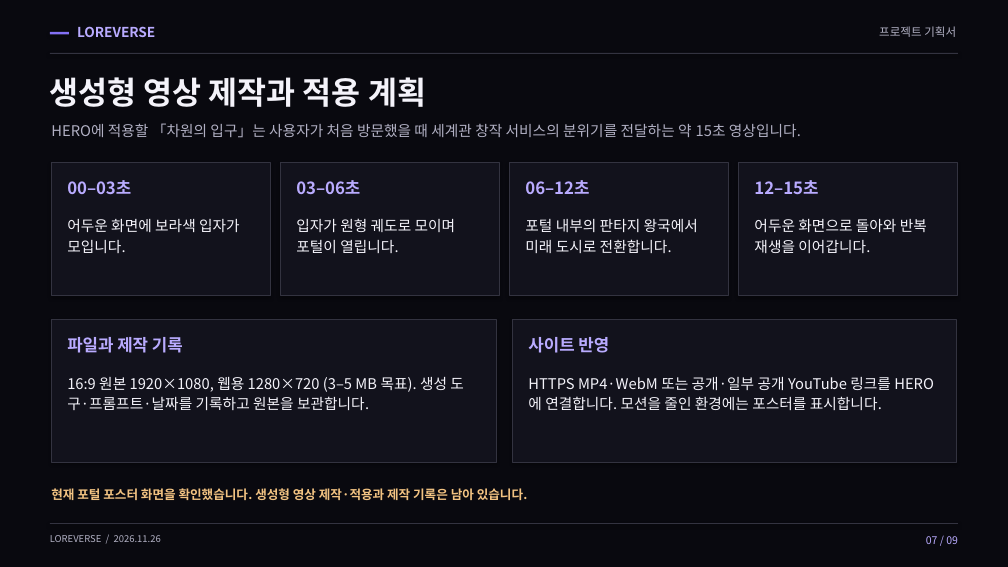
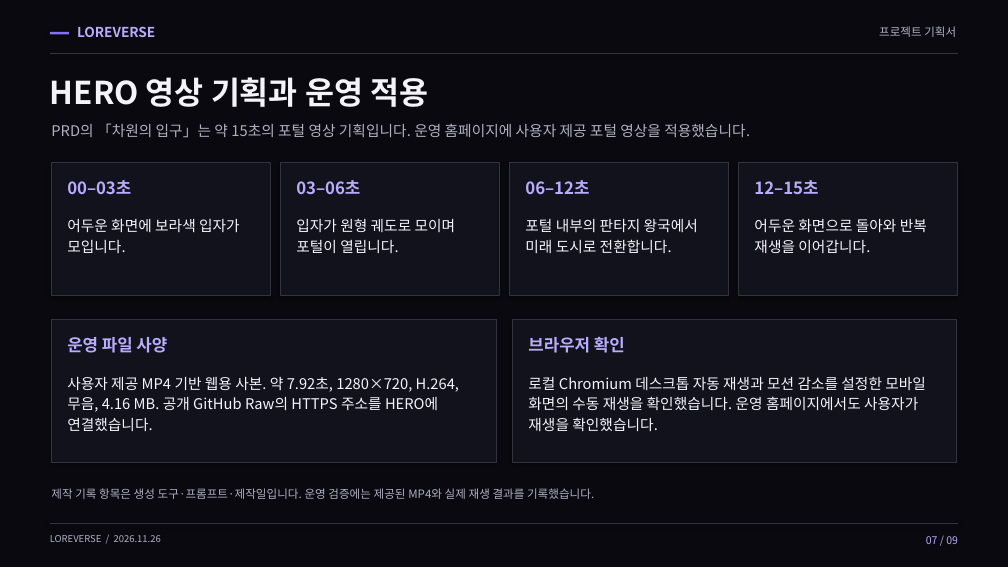
Before and after one commit to 05SUA/-, a slide deck: slide 7 of LOREVERSE/submission/LOREVERSE-project-plan.pptx. Drawn at 1008x567 pixels with LibreOffice and Linux fonts; fonts in the diff are those of the drawing. Boxes give left, top, right and bottom in pixels: in the first picture for what was removed or moved away, otherwise in the second. Text is boxed around its words. In the diff, an @@ line names an element or a change of style, - is before the commit and + after.

```diff
--- a/LOREVERSE/submission/LOREVERSE-project-plan.pptx
+++ b/LOREVERSE/submission/LOREVERSE-project-plan.pptx
@@ text at (x1=50, y1=77, x2=428, y2=107): text changed @@
-생성형 영상 제작과 적용 계획
+HERO 영상 기획과 운영 적용
@@ text at (x1=51, y1=123, x2=750, y2=138): text changed @@
-HERO에 적용할 「차원의 입구」는 사용자가 처음 방문했을 때 세계관 창작 서비스의 분위기를 전달하는 약 15초 영상입니다.
+PRD의 「차원의 입구」는 약 15초의 포털 영상 기획입니다. 운영 홈페이지에 사용자 제공 포털 영상을 적용했습니다.
@@ text at (x1=67, y1=337, x2=167, y2=353): text changed @@
-파일과 제작 기록
+운영 파일 사양
@@ text at (x1=528, y1=337, x2=625, y2=353): text changed @@
-사이트 반영
+브라우저 확인
@@ text at (x1=67, y1=377, x2=459, y2=431): text changed @@
-16:9 원본 1920×1080, 웹용 1280×720 (3–5 MB 목표). 생성 도구·프롬프트·날짜를 기록하고 원본을 보관합니다.
+사용자 제공 MP4 기반 웹용 사본. 약 7.92초, 1280×720, H.264, 무음, 4.16 MB. 공개 GitHub Raw의 HTTPS 주소를 HERO에 연결했습니다.
@@ text at (x1=528, y1=377, x2=926, y2=431): text changed @@
-HTTPS MP4·WebM 또는 공개·일부 공개 YouTube 링크를 HERO에 연결합니다. 모션을 줄인 환경에는 포스터를 표시합니다.
+로컬 Chromium 데스크톱 자동 재생과 모션 감소를 설정한 모바일 화면의 수동 재생을 확인했습니다. 운영 홈페이지에서도 사용자가 재생을 확인했습니다.
@@ text at (x1=51, y1=488, x2=594, y2=499): text changed; size 12 to 11 pt; text colour #F2C382 to #B1B0C3; bold off @@
-현재 포털 포스터 화면을 확인했습니다. 생성형 영상 제작·적용과 제작 기록은 남아 있습니다.
+제작 기록 항목은 생성 도구·프롬프트·제작일입니다. 운영 검증에는 제공된 MP4와 실제 재생 결과를 기록했습니다.
```
Also in this commit, not shown: 3 other slides changed, 1 other file.
